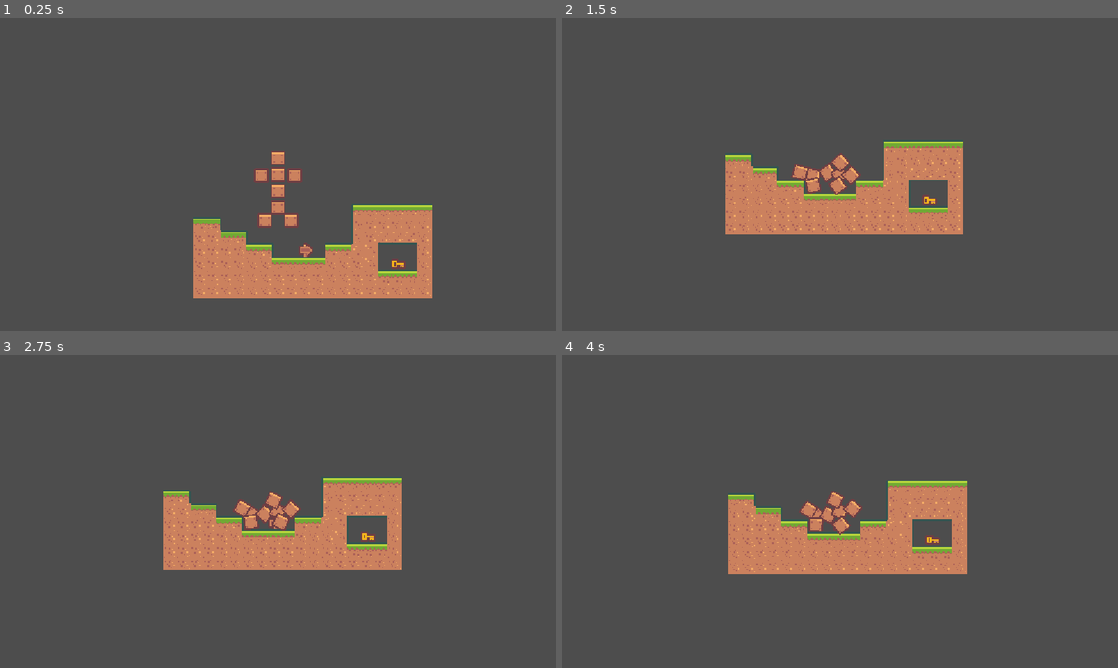
Above: before the commit, frames 1-4 (two rows, left to right).
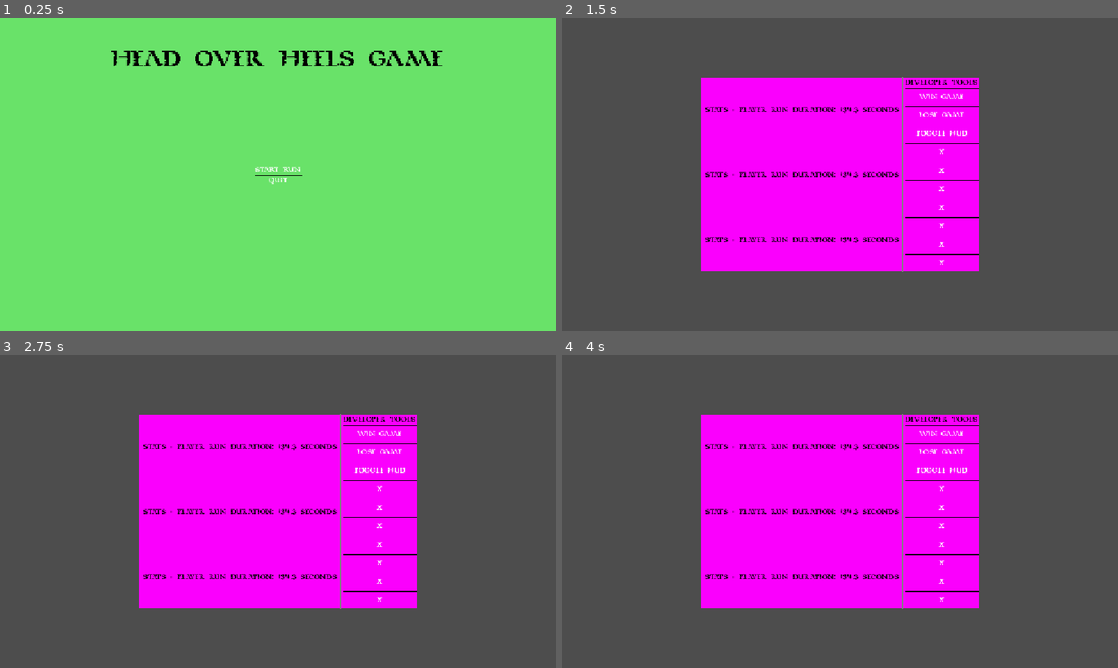
Above: after the commit, the same moments.

Repository: zachary-huber/saskatoonGameJamSeptember2026
Game: Godot game, scene res://scenes/UI/main_menu.tscn
The game is run twice, just before and just after one commit, with the same random seed, the same clock (stepped at 60 frames per second) and the same inputs. Before the commit the project starts from res://scenes/levelParts/level.tscn.
Inputs (mouse positions are in pixels of both pictures, inside the frame that each line leads up to):
- Up to frame 1 (0.25 s): no input
- Up to frame 2 (1.5 s): click (840, 168) at 0.5 s, where only the run after the commit has a clickable "START RUN"; hold D (move right) from 1.28 s (still down)
- Up to frame 3 (2.75 s): tap Space (jump) at 1.52, 2.27 s; release D (move right) at 2.03 s; hold A (move left) from 2.03 s (still down)
- Up to frame 4 (4 s): release A (move left) at 2.78 s; hold D (move right) 2.78-3.53 s; hold F (stand up) from 3.53 s (still down); tap Space (jump) at 3.77 s

The runs differ from the first frame. In frame 1, 100% of the frame differs, in the area x 0-100%, y 0-100%; in frame 2, 31%; in frame 3, 31%; in frame 4, 31%.

Commit message:
added fonts, changed default run scene

Diff:
--- /dev/null
+++ b/data/themes/mainTheme.tres
@@ -0,0 +1,28 @@
+[gd_resource type="Theme" format=3 uid="uid://cltxyrhbu5idg"]
+
+[ext_resource type="FontFile" uid="uid://damxh6xaoeh5r" path="res://data/fonts/Darinia.ttf" id="1_d1kgk"]
+
+[sub_resource type="StyleBoxLine" id="StyleBoxLine_xh8q5"]
+
+[sub_resource type="StyleBoxLine" id="StyleBoxLine_cg4gw"]
+
+[sub_resource type="StyleBoxLine" id="StyleBoxLine_0jeyp"]
+
+[sub_resource type="StyleBoxLine" id="StyleBoxLine_18exe"]
+
+[sub_resource type="StyleBoxLine" id="StyleBoxLine_rd3kb"]
+
+[sub_resource type="StyleBoxLine" id="StyleBoxLine_y5tme"]
+
+[resource]
+Button/colors/font_color = Color(1, 1, 1, 1)
+Button/colors/icon_normal_color = Color(1, 1, 1, 1)
+Button/fonts/font = ExtResource("1_d1kgk")
+Button/styles/focus = SubResource("StyleBoxLine_xh8q5")
+Button/styles/hover = SubResource("StyleBoxLine_cg4gw")
+Button/styles/hover_mirrored = SubResource("StyleBoxLine_0jeyp")
+Button/styles/hover_pressed = SubResource("StyleBoxLine_18exe")
+Button/styles/normal = SubResource("StyleBoxLine_rd3kb")
+Button/styles/pressed = SubResource("StyleBoxLine_y5tme")
+RichTextLabel/colors/default_color = Color(0, 0, 0, 1)
+RichTextLabel/fonts/normal_font = ExtResource("1_d1kgk")
--- a/project.godot
+++ b/project.godot
@@ -11,7 +11,7 @@
 [application]
 
 config/name="saskatoon2026"
-run/main_scene="uid://ddj6q6kgkvkck"
+run/main_scene="uid://csp35cgvvo6js"
 config/features=PackedStringArray("4.7", "GL Compatibility")
 config/icon="res://icon.svg"
 
--- a/scenes/UI/hud.tscn
+++ b/scenes/UI/hud.tscn
@@ -1,27 +1,6 @@
 [gd_scene format=3 uid="uid://d4hfgxt1op56d"]
 
-[sub_resource type="StyleBoxLine" id="StyleBoxLine_xh8q5"]
-
-[sub_resource type="StyleBoxLine" id="StyleBoxLine_cg4gw"]
-
-[sub_resource type="StyleBoxLine" id="StyleBoxLine_0jeyp"]
-
-[sub_resource type="StyleBoxLine" id="StyleBoxLine_18exe"]
-
-[sub_resource type="StyleBoxLine" id="StyleBoxLine_rd3kb"]
-
-[sub_resource type="StyleBoxLine" id="StyleBoxLine_y5tme"]
-
-[sub_resource type="Theme" id="Theme_8jrks"]
-Button/colors/font_color = Color(1, 1, 1, 1)
-Button/colors/icon_normal_color = Color(1, 1, 1, 1)
-Button/styles/focus = SubResource("StyleBoxLine_xh8q5")
-Button/styles/hover = SubResource("StyleBoxLine_cg4gw")
-Button/styles/hover_mirrored = SubResource("StyleBoxLine_0jeyp")
-Button/styles/hover_pressed = SubResource("StyleBoxLine_18exe")
-Button/styles/normal = SubResource("StyleBoxLine_rd3kb")
-Button/styles/pressed = SubResource("StyleBoxLine_y5tme")
-RichTextLabel/colors/default_color = Color(0, 0, 0, 1)
+[ext_resource type="Theme" uid="uid://cltxyrhbu5idg" path="res://data/themes/mainTheme.tres" id="1_c4vmg"]
 
 [node name="HUD" type="Control" unique_id=1919242333]
 layout_mode = 3
@@ -30,7 +9,7 @@
 anchor_bottom = 1.0
 grow_horizontal = 2
 grow_vertical = 2
-theme = SubResource("Theme_8jrks")
+theme = ExtResource("1_c4vmg")
 
 [node name="ColorRect" type="ColorRect" parent="." unique_id=797916515]
 layout_mode = 1
--- a/scenes/UI/main_menu.tscn
+++ b/scenes/UI/main_menu.tscn
@@ -1,6 +1,7 @@
 [gd_scene format=3 uid="uid://csp35cgvvo6js"]
 
 [ext_resource type="Script" uid="uid://onlop1ew4mnp" path="res://src/UI/main_menu.gd" id="1_qwnig"]
+[ext_resource type="Theme" uid="uid://cltxyrhbu5idg" path="res://data/themes/mainTheme.tres" id="1_yonvy"]
 
 [node name="mainMenu" type="Control" unique_id=1142719045]
 layout_mode = 3
@@ -9,6 +10,7 @@
 anchor_bottom = 1.0
 grow_horizontal = 2
 grow_vertical = 2
+theme = ExtResource("1_yonvy")
 script = ExtResource("1_qwnig")
 
 [node name="ColorRect" type="ColorRect" parent="." unique_id=292724763]
Binary file added: data/fonts/Darinia.ttf
Not shown, added: data/fonts/Darinia.ttf.import
Binary file added: data/fonts/DungeonFont.ttf
Not shown, added: data/fonts/DungeonFont.ttf.import
Not shown, added: data/.DS_Store
